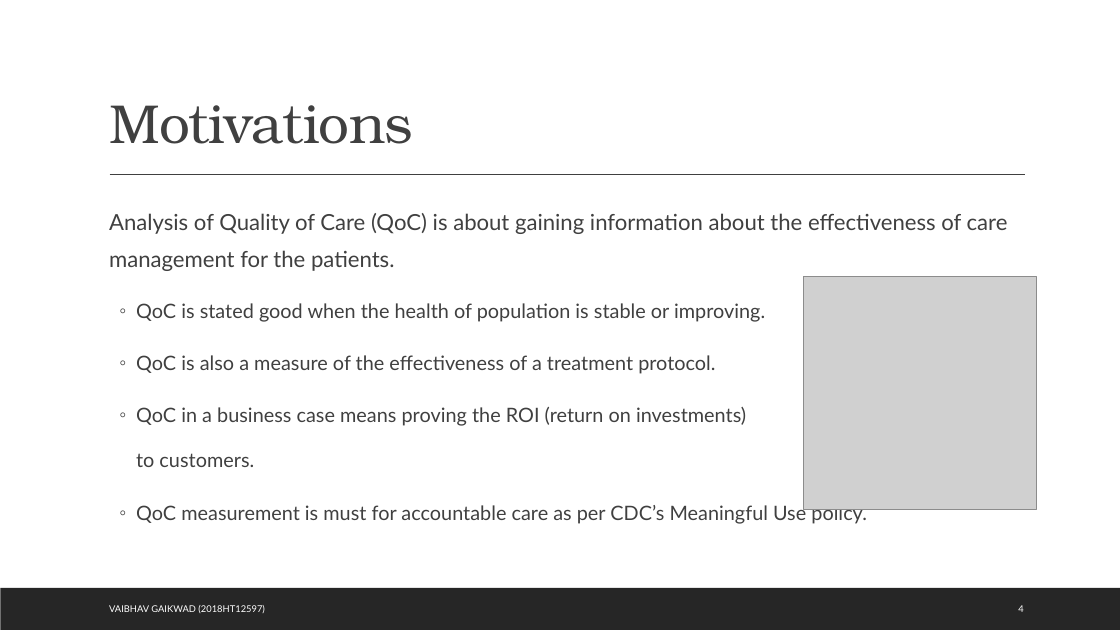
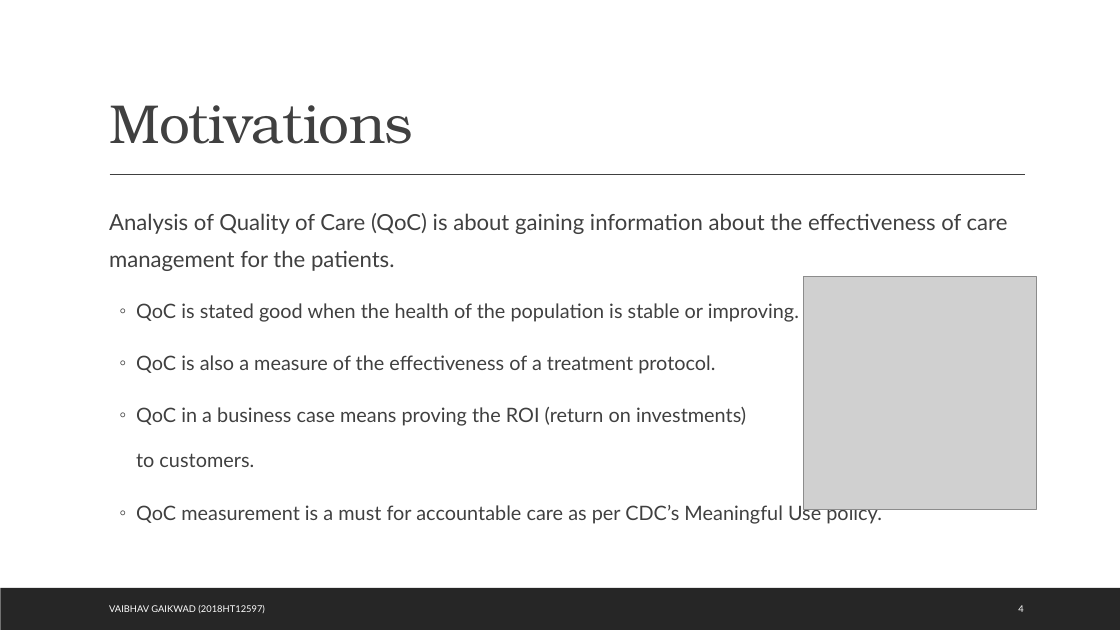
Before and after one commit to 767267/bits2018ht12597, a slide deck: slide 4 of docs/Quality of Care.pptx. Drawn at 1120x630 pixels with LibreOffice and Linux fonts; fonts in the diff are those of the drawing; grey boxes stand for pictures. Boxes give left, top, right and bottom in pixels: in the first picture for what was removed or moved away, otherwise in the second. Text is boxed around its words. In the diff, an @@ line names an element or a change of style, - is before the commit and + after.

```diff
--- a/docs/Quality of Care.pptx
+++ b/docs/Quality of Care.pptx
@@ text at [136,303,799,322]: text changed @@
-  ◦ QoC is stated good when the health of population is stable or improving.
+  ◦ QoC is stated good when the health of the population is stable or improving.
@@ text at [136,503,882,525]: text changed @@
-  ◦ QoC measurement is must for accountable care as per CDC’s Meaningful Use policy.
+  ◦ QoC measurement is a must for accountable care as per CDC’s Meaningful Use policy.
```
Also in this commit, not shown: 8 other slides changed, 2 other files.
